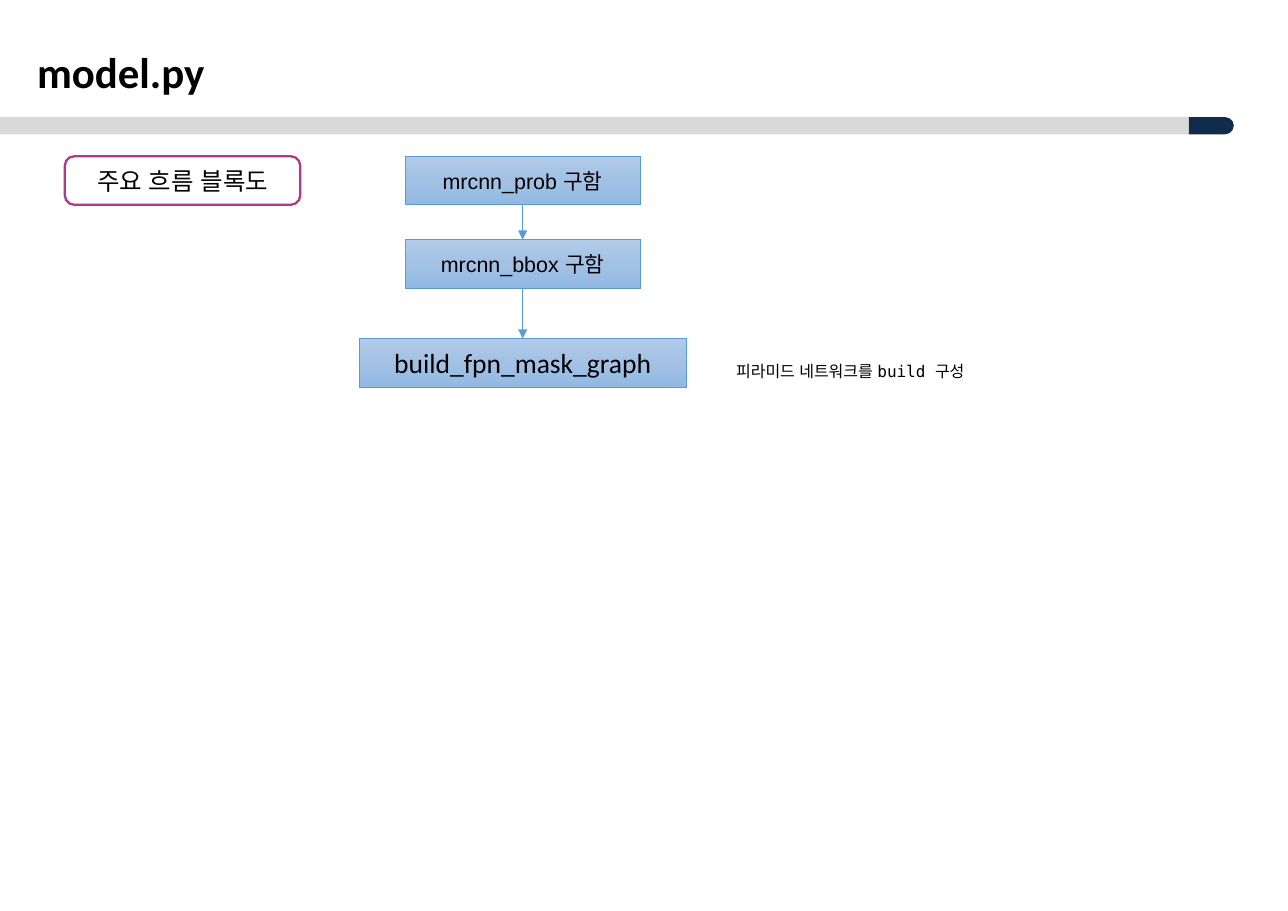
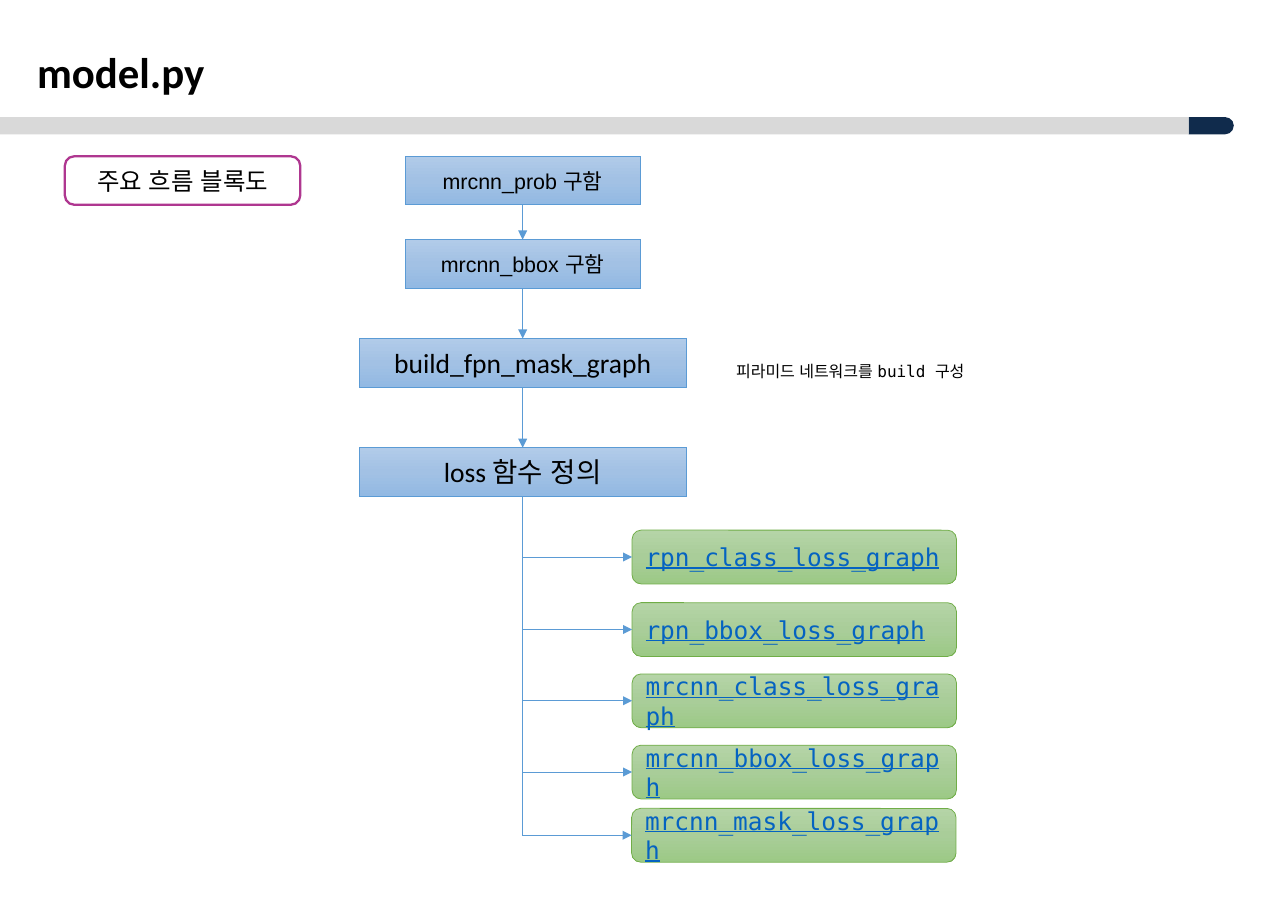
Before and after one commit to ksyoon70/Mask-RCNN-TF2, a slide deck: slide 3 of Masked-RCNN_분석_V1.0.pptx. Drawn at 1288x911 pixels with LibreOffice and Linux fonts; fonts in the diff are those of the drawing; background and template pictures are left out. Boxes give left, top, right and bottom in pixels: in the first picture for what was removed or moved away, otherwise in the second. Text is boxed around its words. In the diff, an @@ line names an element or a change of style, - is before the commit and + after.

Commit message:
수정 [M0301]
 - loss 함수 추가

```diff
--- a/Masked-RCNN_분석_V1.0.pptx
+++ b/Masked-RCNN_분석_V1.0.pptx
@@ arrow added from (523, 387) to (523, 447), #5B9BD5 0.5 pt @@
@@ rectangle added at bbox=[359, 447, 685, 496], fill gradient #B1CBE9 to #A3C1E5 to #93B9E4, outline #5B9BD5 0.5 pt, 18 pt, text #000000 @@
+loss 함수 정의
@@ elbow arrow added from (522, 496) to (632, 556), #5B9BD5 0.5 pt @@
@@ elbow arrow added from (522, 496) to (631, 835), #5B9BD5 0.5 pt @@
@@ elbow arrow added from (523, 496) to (632, 629), #5B9BD5 0.5 pt @@
@@ elbow arrow added from (523, 496) to (632, 701), #5B9BD5 0.5 pt @@
@@ elbow arrow added from (523, 496) to (632, 772), #5B9BD5 0.5 pt @@
@@ rounded rectangle added at bbox=[632, 530, 956, 584], fill gradient #B5D5A7 to #AACE9A to #9CC987, outline #70AD47 0.5 pt, 16 pt, text #0563C1, underline @@
+rpn_class_loss_graph
@@ rounded rectangle added at bbox=[632, 603, 956, 657], fill gradient #B5D5A7 to #AACE9A to #9CC987, outline #70AD47 0.5 pt, 16 pt, text #0563C1, underline @@
+rpn_bbox_loss_graph
@@ rounded rectangle added at bbox=[632, 674, 956, 728], fill gradient #B5D5A7 to #AACE9A to #9CC987, outline #70AD47 0.5 pt, 16 pt, text #0563C1, underline @@
+mrcnn_class_loss_graph
@@ rounded rectangle added at bbox=[632, 745, 956, 799], fill gradient #B5D5A7 to #AACE9A to #9CC987, outline #70AD47 0.5 pt, 16 pt, text #0563C1, underline @@
+mrcnn_bbox_loss_graph
@@ rounded rectangle added at bbox=[631, 809, 955, 863], fill gradient #B5D5A7 to #AACE9A to #9CC987, outline #70AD47 0.5 pt, 16 pt, text #0563C1, underline @@
+mrcnn_mask_loss_graph
```
Also in this commit, not shown: 2 other slides changed, 8 slides added, 1 slide removed, 2 other files.
